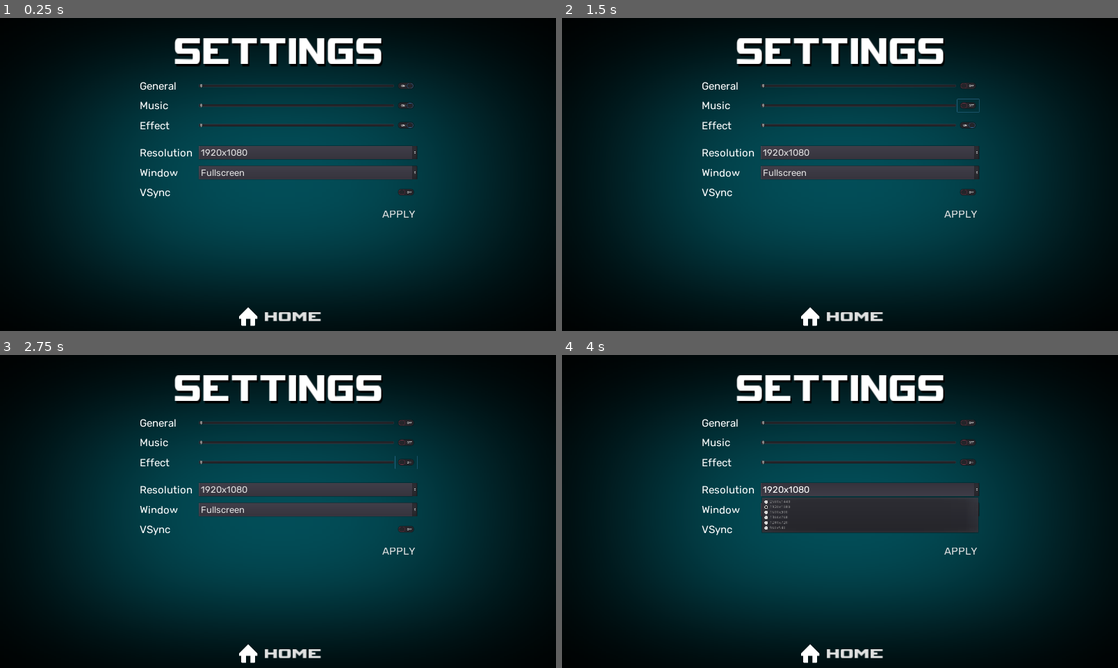
Above: before the commit, frames 1-4 (two rows, left to right).
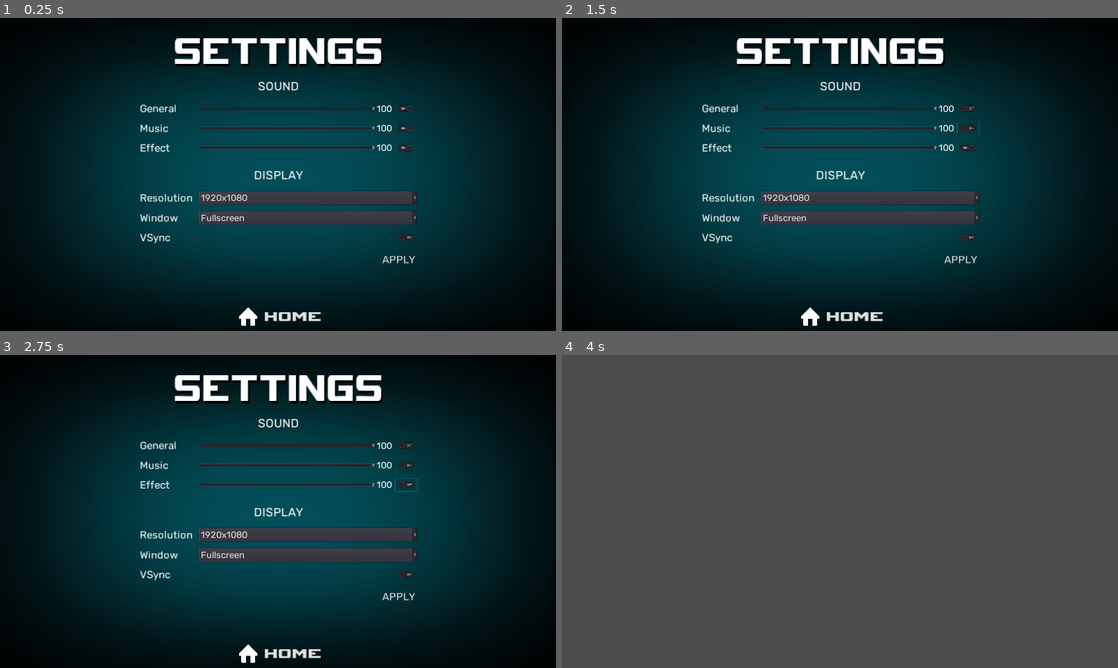
Above: after the commit, the same moments.

Repository: MrEliptik/TypeItOut
Game: Godot game, scene res://scenes/ui/settings.tscn
Two runs of this game, one before a commit and one after it. Both use one fixed random seed, a clock stepped at 60 frames per second and the inputs below. This scene is started directly instead of the project's main scene.
Inputs (mouse positions are in pixels of both pictures, inside the frame that each line leads up to; where the layout moved, square brackets give the same spot in the first picture):
- Up to frame 1 (0.25 s): no input
- Up to frame 2 (1.5 s): click (967, 108) [967, 86] at 0.5 s; click (967, 127) [967, 105] at 1.25 s
- Up to frame 3 (2.75 s): click (405, 486) [405, 461] at 2 s
- Up to frame 4 (4 s): click "HOME" at 2.75 s; click (867, 489) at 3.5 s, where only the run before the commit has a clickable "1920x1080"

The runs differ from the first frame. In frame 1, 9.4% of the frame differs, in the area x 25-75%, y 20-79%; in frame 2, 9.5%; in frame 3, 9.5%; in frame 4, 98%, in the area x 0-100%, y 0-100%.

Commit message:
add final settings and corresponding music methods

Diff:
--- a/fonts/rubik_36.tres
+++ b/fonts/rubik_36.tres
@@ -4,4 +4,5 @@
 
 [resource]
 size = 36
+use_filter = true
 font_data = ExtResource( 1 )
--- a/scenes/ui/music.gd
+++ b/scenes/ui/music.gd
@@ -2,12 +2,14 @@
 
 onready var audio_master = AudioServer.get_bus_channels(AudioServer.get_bus_index("Master"))
 onready var master_idx = AudioServer.get_bus_index("Master")
+onready var music_idx = AudioServer.get_bus_index("Music")
+onready var effect_idx = AudioServer.get_bus_index("Effect")
 
 # Called when the node enters the scene tree for the first time.
 func _ready():
 	if get_tree().paused:
 		# Muffle music
-		AudioServer.set_bus_volume_db(master_idx, AudioServer.get_bus_volume_db(master_idx) - 10.0)
+		AudioServer.set_bus_volume_db(master_idx, get_volume() - 10.0)
 
 func is_playing():
 	return $Music.playing
@@ -19,37 +21,37 @@
 	$Music.stop()
 
 func get_volume():
-	pass
+	return AudioServer.get_bus_volume_db(master_idx)
 
 func get_music_volume():
-	pass
+	return AudioServer.get_bus_volume_db(music_idx)
 
 func get_effects_volume():
-	pass
+	return AudioServer.get_bus_volume_db(effect_idx)
 
 func is_master_mute():
-	pass
+	return AudioServer.is_bus_mute(master_idx)
 
 func is_music_mute():
-	pass
+	return AudioServer.is_bus_mute(music_idx)
 
 func is_effects_mute():
-	pass
+	return AudioServer.is_bus_mute(effect_idx)
 
 func set_volume(value):
-	pass
+	AudioServer.set_bus_volume_db(master_idx, value)
 
 func set_music_volume(value):
-	pass
+	AudioServer.set_bus_volume_db(music_idx, value)
 
 func set_effects_volume(value):
-	pass
+	AudioServer.set_bus_volume_db(effect_idx, value)
 
 func toggle_master_mute(btn):
-	pass
+	AudioServer.set_bus_mute(master_idx, btn)
 
 func toggle_music_mute(btn):
-	pass
+	AudioServer.set_bus_mute(music_idx, btn)
 
 func toggle_effects_mute(btn):
-	pass
+	AudioServer.set_bus_mute(effect_idx, btn)
--- a/scenes/ui/settings.gd
+++ b/scenes/ui/settings.gd
@@ -25,12 +25,12 @@
 
 # Called when the node enters the scene tree for the first time.
 func _ready():
-#	$VBoxContainer/HBoxContainer/GeneralSlider.value = int(db2linear(Music.get_volume())*100)
-#	$VBoxContainer/HBoxContainer2/MusicSlider.value = int(db2linear(Music.get_music_volume())*100)
-#	$VBoxContainer/HBoxContainer3/EffectsSlider.value = int(db2linear(Music.get_effects_volume())*100)
-#	$VBoxContainer/HBoxContainer/GeneralToggle.pressed = !Music.is_master_mute()
-#	$VBoxContainer/HBoxContainer2/MusicToggle.pressed = !Music.is_music_mute()
-#	$VBoxContainer/HBoxContainer3/EffectsToggle.pressed = !Music.is_effects_mute()
+	$SettingsContainer/VolumeContainer/GeneralContainer/GeneralSlider.value = int(db2linear(Music.get_volume())*100)
+	$SettingsContainer/VolumeContainer/MusicContainer/MusicSlider.value = int(db2linear(Music.get_music_volume())*100)
+	$SettingsContainer/VolumeContainer/EffectContainer/EffectSlider.value = int(db2linear(Music.get_effects_volume())*100)
+	$SettingsContainer/VolumeContainer/GeneralContainer/GeneralToggle.pressed = !Music.is_master_mute()
+	$SettingsContainer/VolumeContainer/MusicContainer/MusicToggle.pressed = !Music.is_music_mute()
+	$SettingsContainer/VolumeContainer/EffectContainer/EffectToggle.pressed = !Music.is_effects_mute()
 
 	for resolution in windows_size_str.keys():
 		$SettingsContainer/DisplayContainer/ResolutionContainer/ResolutionOptions.add_item(resolution)
@@ -40,17 +40,17 @@
 
 	$SettingsContainer/DisplayContainer/ResolutionContainer/ResolutionOptions.selected = 1
 
-
+########################## MUSIC ####################################
 func _on_GeneralSlider_value_changed(value):
-	$VBoxContainer/HBoxContainer/Value.text = str(value)
+	$SettingsContainer/VolumeContainer/GeneralContainer/Value.text = str(value)
 	Music.set_volume(linear2db(value/100))
 
 func _on_MusicSlider_value_changed(value):
-	$VBoxContainer/HBoxContainer2/Value.text = str(value)
+	$SettingsContainer/VolumeContainer/MusicContainer/Value.text = str(value)
 	Music.set_music_volume(linear2db(value/100))
 
 func _on_EffectSlider_value_changed(value):
-	$VBoxContainer/HBoxContainer3/Value.text = str(value)
+	$SettingsContainer/VolumeContainer/EffectContainer/Value.text = str(value)
 	#db2linear(AudioServer.get_bus_volume_db(AudioServer.get_bus_index("Master")))*100
 	Music.set_effects_volume(linear2db(value/100))
 
@@ -63,9 +63,10 @@
 func _on_EffectToggle_toggled(button_pressed):
 	Music.toggle_effects_mute(!button_pressed)
 
+
+########################## DISPLAY ####################################
 func _on_ResolutionOptions_item_selected(index):
 	OS.set_window_size(windows_size[index])
-
 
 func _on_WindowTypeOptions_item_selected(index):
 	if index == WINDOW_TYPE.FULLSCREEN:
@@ -80,3 +81,7 @@
 
 func _on_VSyncToggle_toggled(button_pressed):
 	OS.vsync_enabled = button_pressed
+
+func _on_HomeBtn_pressed():
+	visible = false
+	queue_free()
--- a/scenes/ui/settings.tscn
+++ b/scenes/ui/settings.tscn
@@ -7,6 +7,7 @@
 [ext_resource path="res://scenes/ui/settings.gd" type="Script" id=5]
 [ext_resource path="res://fonts/rubik_36.tres" type="DynamicFont" id=6]
 [ext_resource path="res://fonts/rubik_32.tres" type="DynamicFont" id=7]
+[ext_resource path="res://fonts/Rubik-Regular.ttf" type="DynamicFontData" id=8]
 
 [sub_resource type="ShaderMaterial" id=1]
 shader = ExtResource( 1 )
@@ -16,6 +17,11 @@
 size = 100
 use_filter = true
 font_data = ExtResource( 4 )
+
+[sub_resource type="DynamicFont" id=5]
+size = 42
+use_filter = true
+font_data = ExtResource( 8 )
 
 [sub_resource type="StyleBoxFlat" id=3]
 bg_color = Color( 0.6, 0.6, 0.6, 0 )
@@ -91,9 +97,28 @@
 "_edit_use_anchors_": false
 }
 
+[node name="SOUND" type="Label" parent="SettingsContainer"]
+margin_right = 958.0
+margin_bottom = 51.0
+rect_min_size = Vector2( 200, 0 )
+custom_fonts/font = SubResource( 5 )
+text = "SOUND"
+align = 1
+
+[node name="VSeparator" type="VSeparator" parent="SettingsContainer"]
+modulate = Color( 1, 1, 1, 0 )
+margin_top = 55.0
+margin_right = 958.0
+margin_bottom = 75.0
+rect_min_size = Vector2( 0, 20 )
+__meta__ = {
+"_edit_use_anchors_": false
+}
+
 [node name="VolumeContainer" type="VBoxContainer" parent="SettingsContainer"]
-margin_right = 958.0
-margin_bottom = 175.0
+margin_top = 79.0
+margin_right = 958.0
+margin_bottom = 254.0
 alignment = 1
 __meta__ = {
 "_edit_use_anchors_": false
@@ -112,13 +137,23 @@
 
 [node name="GeneralSlider" type="HSlider" parent="SettingsContainer/VolumeContainer/GeneralContainer"]
 margin_left = 204.0
+margin_right = 814.0
+margin_bottom = 43.0
+size_flags_horizontal = 3
+size_flags_vertical = 3
+value = 100.0
+__meta__ = {
+"_edit_use_anchors_": false
+}
+
+[node name="Value" type="Label" parent="SettingsContainer/VolumeContainer/GeneralContainer"]
+margin_left = 818.0
+margin_top = 2.0
 margin_right = 878.0
-margin_bottom = 43.0
-size_flags_horizontal = 3
-size_flags_vertical = 3
-__meta__ = {
-"_edit_use_anchors_": false
-}
+margin_bottom = 40.0
+rect_min_size = Vector2( 60, 0 )
+custom_fonts/font = ExtResource( 7 )
+text = "100"
 
 [node name="GeneralToggle" type="CheckButton" parent="SettingsContainer/VolumeContainer/GeneralContainer"]
 margin_left = 882.0
@@ -148,13 +183,23 @@
 
 [node name="MusicSlider" type="HSlider" parent="SettingsContainer/VolumeContainer/MusicContainer"]
 margin_left = 204.0
+margin_right = 814.0
+margin_bottom = 43.0
+size_flags_horizontal = 3
+size_flags_vertical = 3
+value = 100.0
+__meta__ = {
+"_edit_use_anchors_": false
+}
+
+[node name="Value" type="Label" parent="SettingsContainer/VolumeContainer/MusicContainer"]
+margin_left = 818.0
+margin_top = 2.0
 margin_right = 878.0
-margin_bottom = 43.0
-size_flags_horizontal = 3
-size_flags_vertical = 3
-__meta__ = {
-"_edit_use_anchors_": false
-}
+margin_bottom = 40.0
+rect_min_size = Vector2( 60, 0 )
+custom_fonts/font = ExtResource( 7 )
+text = "100"
 
 [node name="MusicToggle" type="CheckButton" parent="SettingsContainer/VolumeContainer/MusicContainer"]
 margin_left = 882.0
@@ -184,13 +229,23 @@
 
 [node name="EffectSlider" type="HSlider" parent="SettingsContainer/VolumeContainer/EffectContainer"]
 margin_left = 204.0
+margin_right = 814.0
+margin_bottom = 43.0
+size_flags_horizontal = 3
+size_flags_vertical = 3
+value = 100.0
+__meta__ = {
+"_edit_use_anchors_": false
+}
+
+[node name="Value" type="Label" parent="SettingsContainer/VolumeContainer/EffectContainer"]
+margin_left = 818.0
+margin_top = 2.0
 margin_right = 878.0
-margin_bottom = 43.0
-size_flags_horizontal = 3
-size_flags_vertical = 3
-__meta__ = {
-"_edit_use_anchors_": false
-}
+margin_bottom = 40.0
+rect_min_size = Vector2( 60, 0 )
+custom_fonts/font = ExtResource( 7 )
+text = "100"
 
 [node name="EffectToggle" type="CheckButton" parent="SettingsContainer/VolumeContainer/EffectContainer"]
 margin_left = 882.0
@@ -199,20 +254,39 @@
 pressed = true
 align = 1
 
-[node name="VSeparator" type="VSeparator" parent="SettingsContainer"]
-modulate = Color( 1, 1, 1, 0 )
-margin_top = 179.0
-margin_right = 958.0
-margin_bottom = 219.0
+[node name="VSeparator2" type="VSeparator" parent="SettingsContainer"]
+modulate = Color( 1, 1, 1, 0 )
+margin_top = 258.0
+margin_right = 958.0
+margin_bottom = 298.0
 rect_min_size = Vector2( 0, 40 )
 __meta__ = {
 "_edit_use_anchors_": false
 }
 
+[node name="DISPLAY" type="Label" parent="SettingsContainer"]
+margin_top = 302.0
+margin_right = 958.0
+margin_bottom = 353.0
+rect_min_size = Vector2( 200, 0 )
+custom_fonts/font = SubResource( 5 )
+text = "DISPLAY"
+align = 1
+
+[node name="VSeparator3" type="VSeparator" parent="SettingsContainer"]
+modulate = Color( 1, 1, 1, 0 )
+margin_top = 357.0
+margin_right = 958.0
+margin_bottom = 377.0
+rect_min_size = Vector2( 0, 20 )
+__meta__ = {
+"_edit_use_anchors_": false
+}
+
 [node name="DisplayContainer" type="VBoxContainer" parent="SettingsContainer"]
-margin_top = 223.0
-margin_right = 958.0
-margin_bottom = 483.0
+margin_top = 381.0
+margin_right = 958.0
+margin_bottom = 641.0
 alignment = 2
 
 [node name="ResolutionContainer" type="HBoxContainer" parent="SettingsContainer/DisplayContainer"]
@@ -335,3 +409,4 @@
 [connection signal="item_selected" from="SettingsContainer/DisplayContainer/ResolutionContainer/ResolutionOptions" to="." method="_on_ResolutionOptions_item_selected"]
 [connection signal="item_selected" from="SettingsContainer/DisplayContainer/WindowTypeContainer/WindowTypeOptions" to="." method="_on_WindowTypeOptions_item_selected"]
 [connection signal="toggled" from="SettingsContainer/DisplayContainer/VSyncContainer/VSyncToggle" to="." method="_on_VSyncToggle_toggled"]
+[connection signal="pressed" from="HBoxContainer/HomeBtn" to="." method="_on_HomeBtn_pressed"]
--- a/scenes/ui/titlescreen.tscn
+++ b/scenes/ui/titlescreen.tscn
@@ -552,7 +552,6 @@
 rect_min_size = Vector2( 0, 25 )
 
 [node name="SettingsBtn" type="Button" parent="BtnContainer"]
-visible = false
 margin_left = 107.0
 margin_top = 133.0
 margin_right = 427.0
Not shown: 1 places in scenes/ui/settings.tscn that only renumber resources
